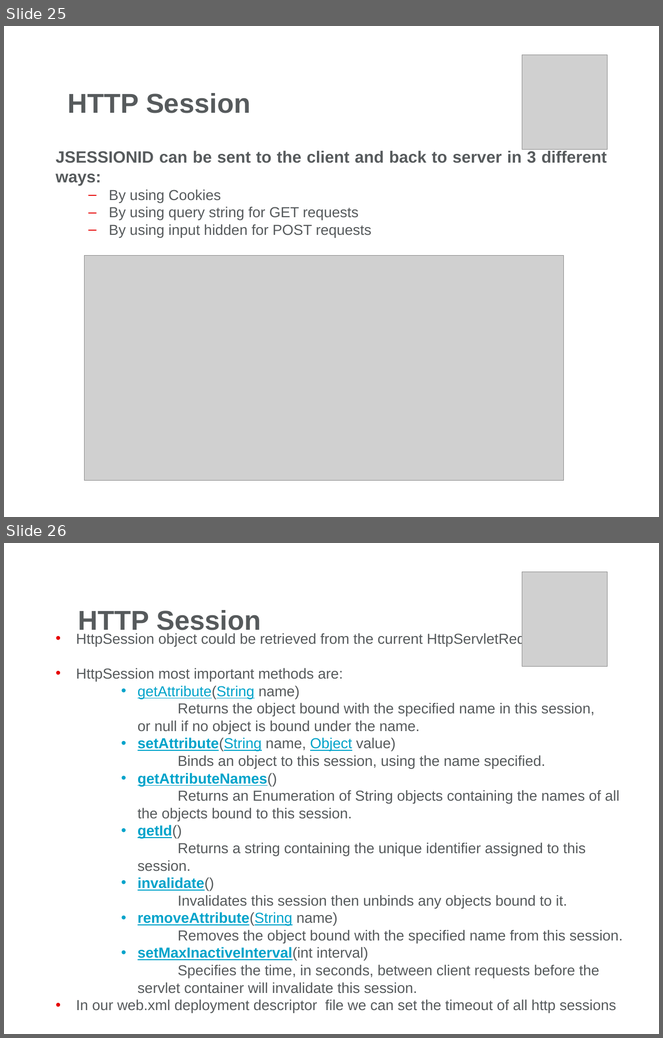
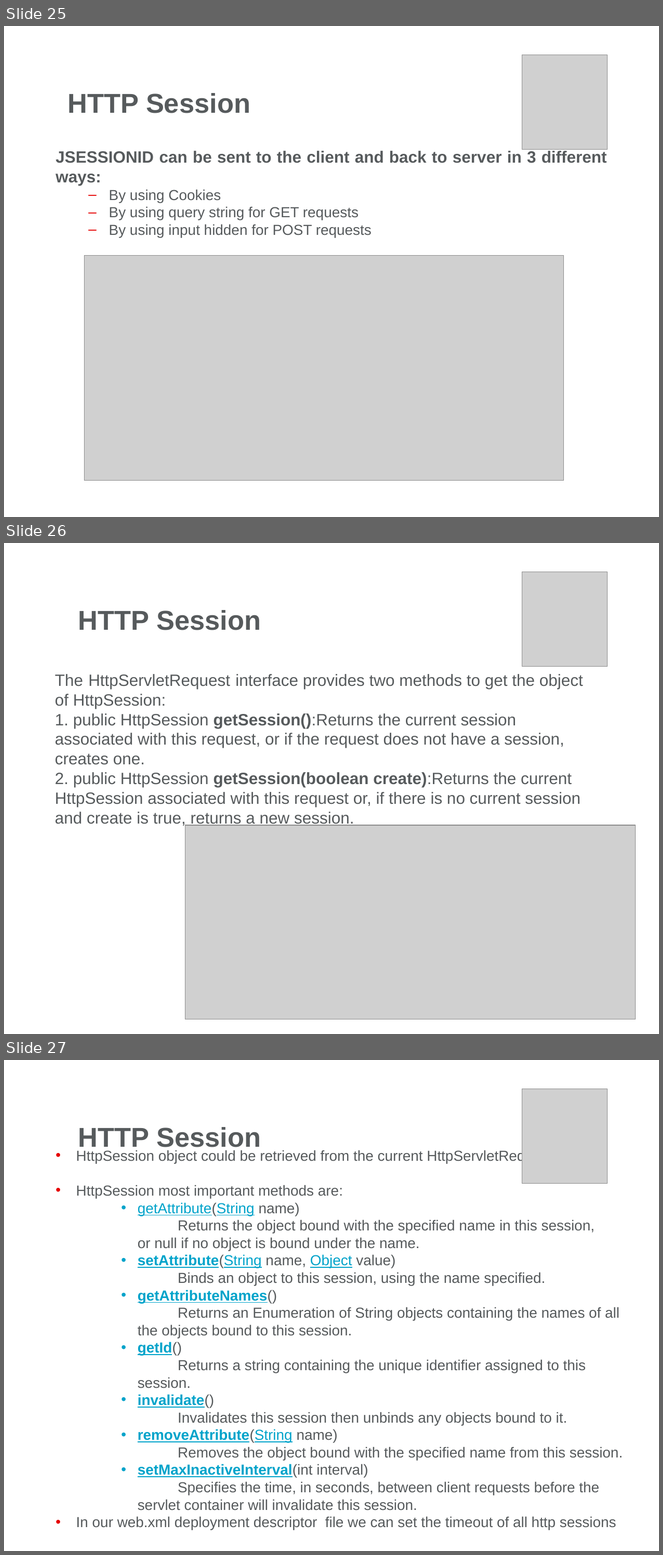
Before and after one commit to ocpodariu/JavaDocs, a slide deck: Servlets/Web Presentation-Part2.pptx. Shown one above the other, each under a label of ours: slides 25 and 26 before the commit, slides 25, 26 and 27 after it. The pictures are 663x1038 and 663x1555 pixels, drawn with LibreOffice and Linux fonts; fonts in the diff are those of the drawing; grey boxes stand for pictures; background and template pictures are left out. Boxes give left, top, right and bottom in pixels: in the first picture for what was removed or moved away, otherwise in the second. Text is boxed around its words. In the diff, an @@ line names an element or a change of style, - is before the commit and + after.

Commit message:
add http session slide.

```diff
--- a/Servlets/Web Presentation-Part2.pptx
+++ b/Servlets/Web Presentation-Part2.pptx
@@ slide 26 added at [4,543,659,1034], background picture (left out) @@
@@ picture added at [522,572,607,667] @@
@@ title added at [78,610,261,630], 30 pt, text #565A5C, bold @@
+HTTP Session
@@ text added at [55,674,583,827], 18 pt, text #565A5C @@
+The HttpServletRequest interface provides two methods to get the object of HttpSession:
+1. public HttpSession getSession():Returns the current session associated with this request, or if the request does not have a session, creates one.
+2. public HttpSession getSession(boolean create):Returns the current HttpSession associated with this request or, if there is no current session and create is true, returns a new session.
@@ picture added at [185,825,636,1020] @@
@@ what was slide 26 is now slide 27 @@
```
